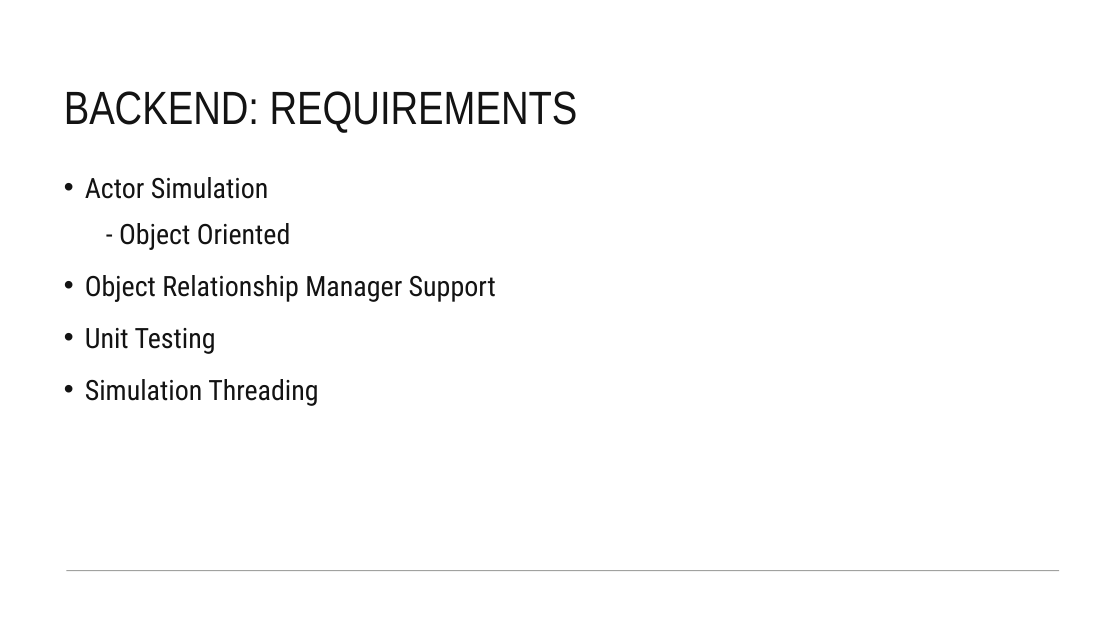
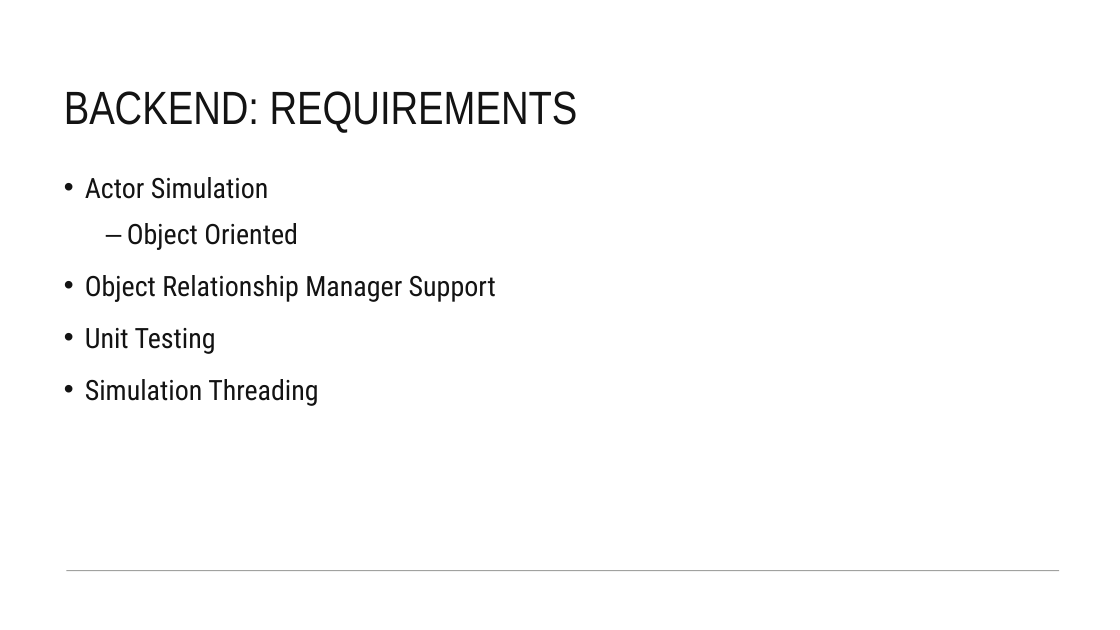
Before and after one commit to Team-Gala-JP/Team-Gala-JP, a slide deck: slide 5 of Team Gala Tech Stack.pptx. Drawn at 1120x630 pixels with LibreOffice and Linux fonts; fonts in the diff are those of the drawing. Boxes give left, top, right and bottom in pixels: in the first picture for what was removed or moved away, otherwise in the second. Text is boxed around its words. In the diff, an @@ line names an element or a change of style, - is before the commit and + after.

```diff
--- a/Team Gala Tech Stack.pptx
+++ b/Team Gala Tech Stack.pptx
@@ text at bbox=[127, 223, 298, 250]: text changed @@
-  - Object Oriented
+  – Object Oriented
```
Also in this commit, not shown: 3 slides added.
